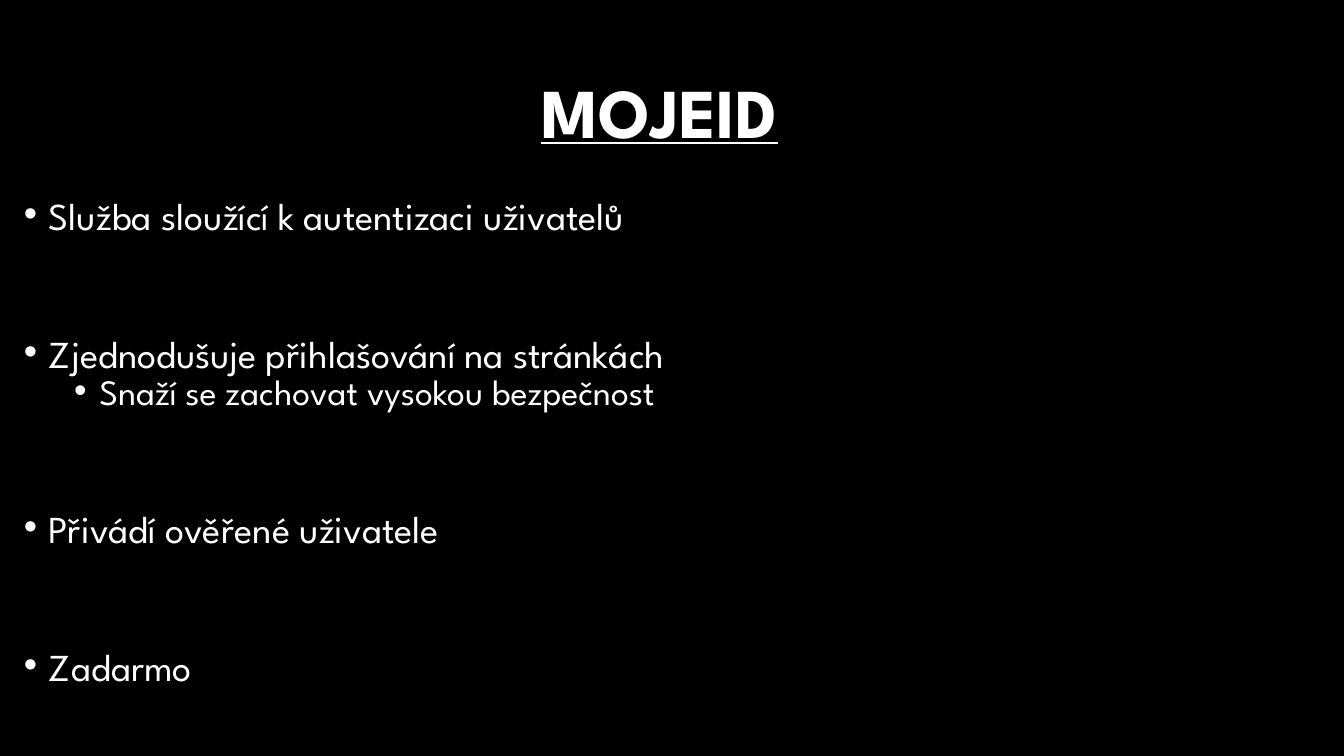
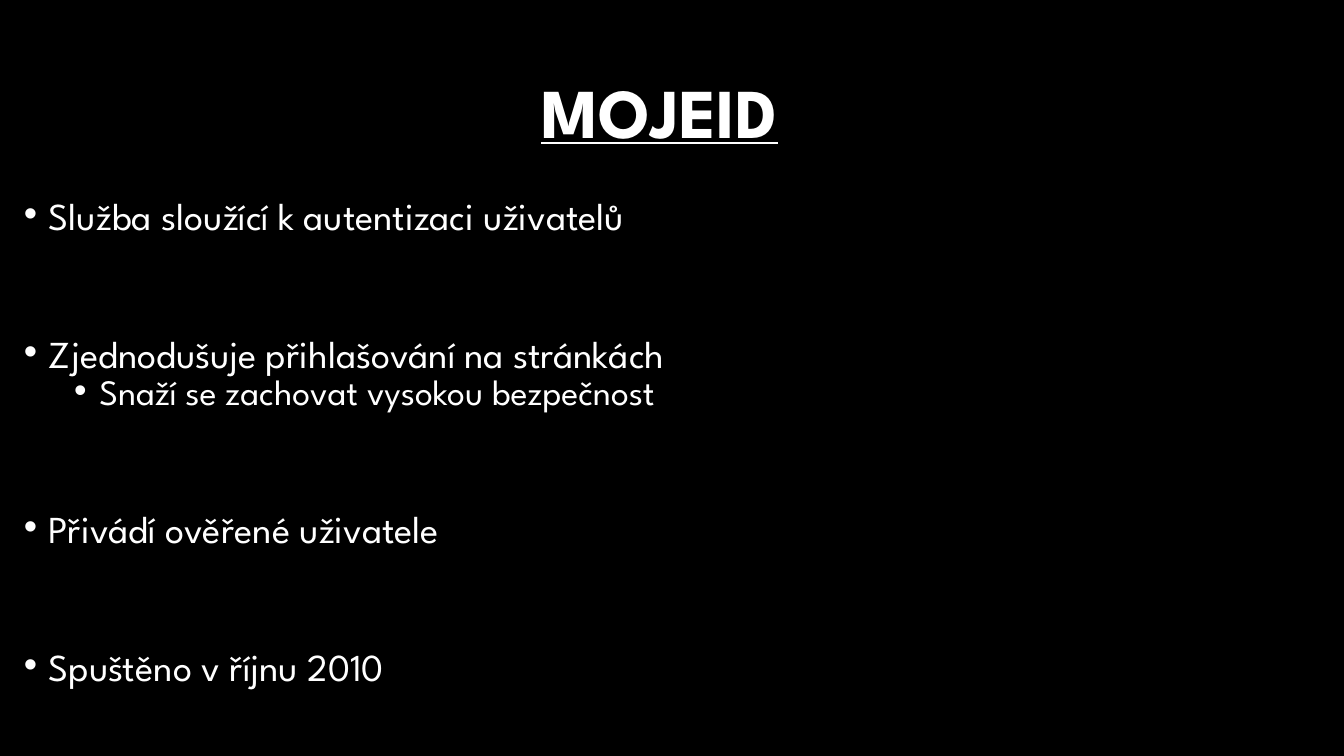
Before and after one commit to teenyRadekr/MojeID, a slide deck: slide 2 of Roller.pptx. Drawn at 1344x756 pixels with LibreOffice and Linux fonts; fonts in the diff are those of the drawing; background and template pictures are left out. Boxes give left, top, right and bottom in pixels: in the first picture for what was removed or moved away, otherwise in the second. Text is boxed around its words. In the diff, an @@ line names an element or a change of style, - is before the commit and + after.

```diff
--- a/Roller.pptx
+++ b/Roller.pptx
@@ text at (x1=49, y1=655, x2=384, y2=690): text changed @@
-• Zadarmo
+• Spuštěno v říjnu 2010
```
Also in this commit, not shown: 3 other slides changed, 3 slides added, 1 slide removed.
